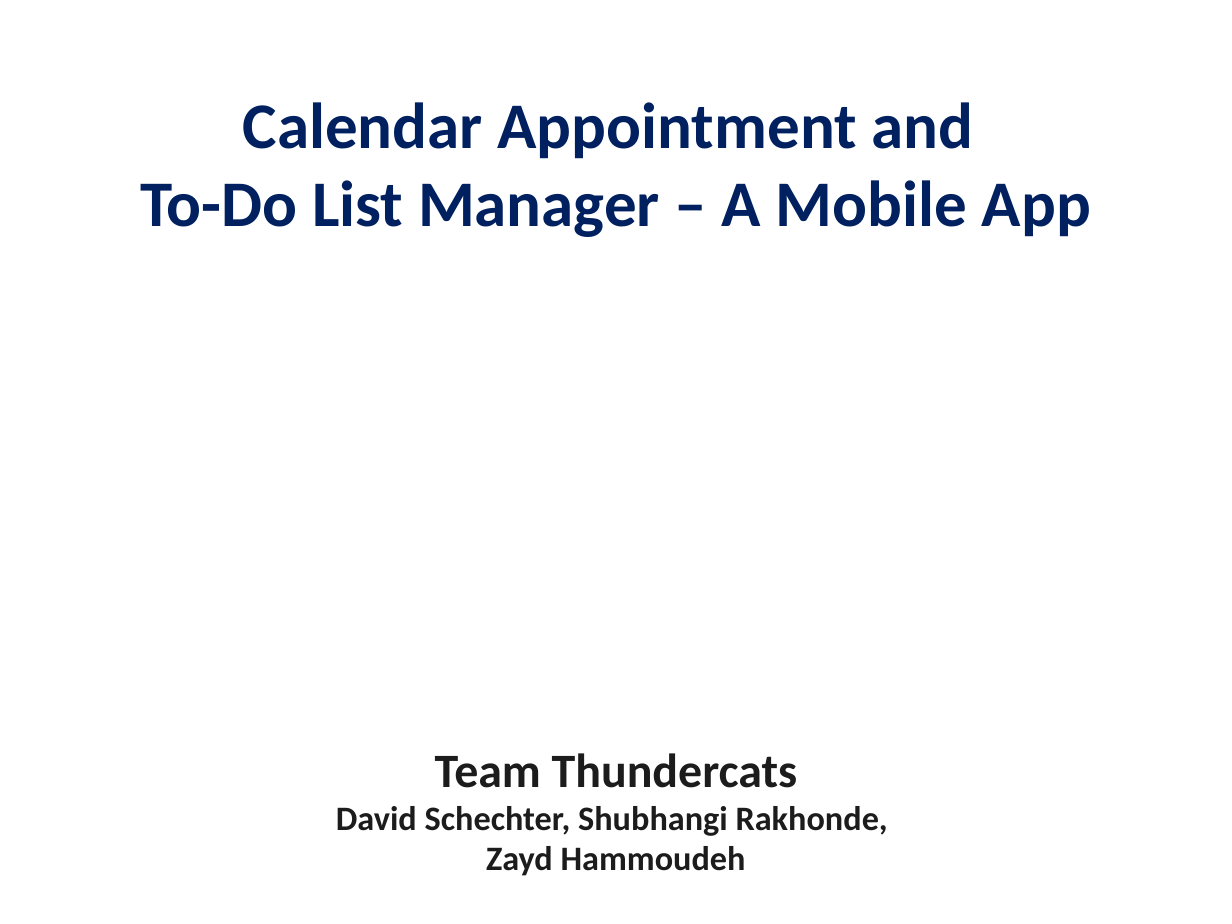
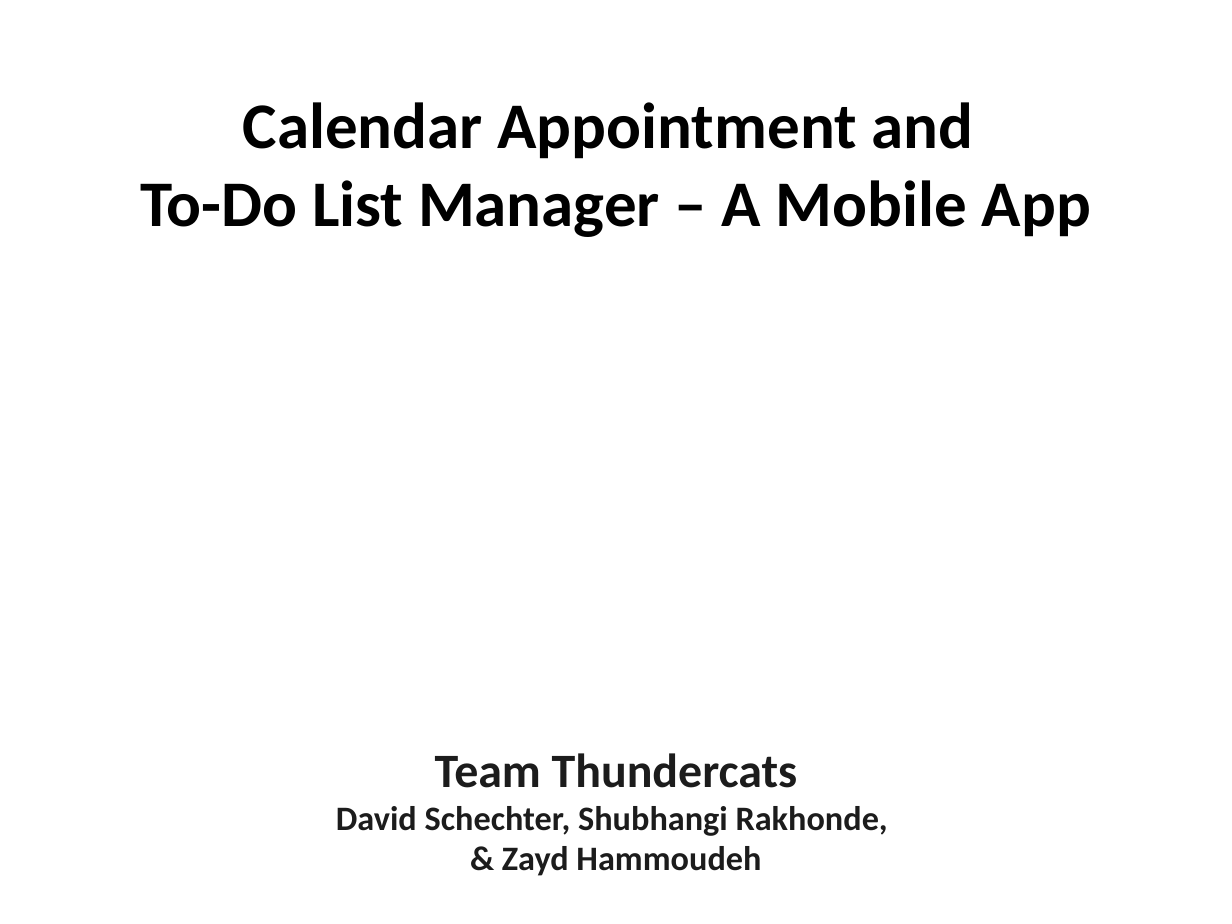
Before and after one commit to ZaydH/CS235, a slide deck: slide 1 of Assignment #4 - iOS Prototype/CS235 - Assignment #4 - Mobile Prototype.pptx. Drawn at 1232x924 pixels with LibreOffice and Linux fonts; fonts in the diff are those of the drawing; background and template pictures are left out. Boxes give left, top, right and bottom in pixels: in the first picture for what was removed or moved away, otherwise in the second. Text is boxed around its words. In the diff, an @@ line names an element or a change of style, - is before the commit and + after.

Commit message:
Finalizing mobile presentation for CS235

```diff
--- a/Assignment #4 - iOS Prototype/CS235 - Assignment #4 - Mobile Prototype.pptx
+++ b/Assignment #4 - iOS Prototype/CS235 - Assignment #4 - Mobile Prototype.pptx
@@ text "Calendar Appointment and To-Do List ..." at (x1=140, y1=102, x2=1091, y2=237): text colour #002060 to #000000 @@
@@ text at (x1=502, y1=846, x2=761, y2=876): text changed @@
-Zayd Hammoudeh
+& Zayd Hammoudeh
```
Also in this commit, not shown: 3 other slides changed.
